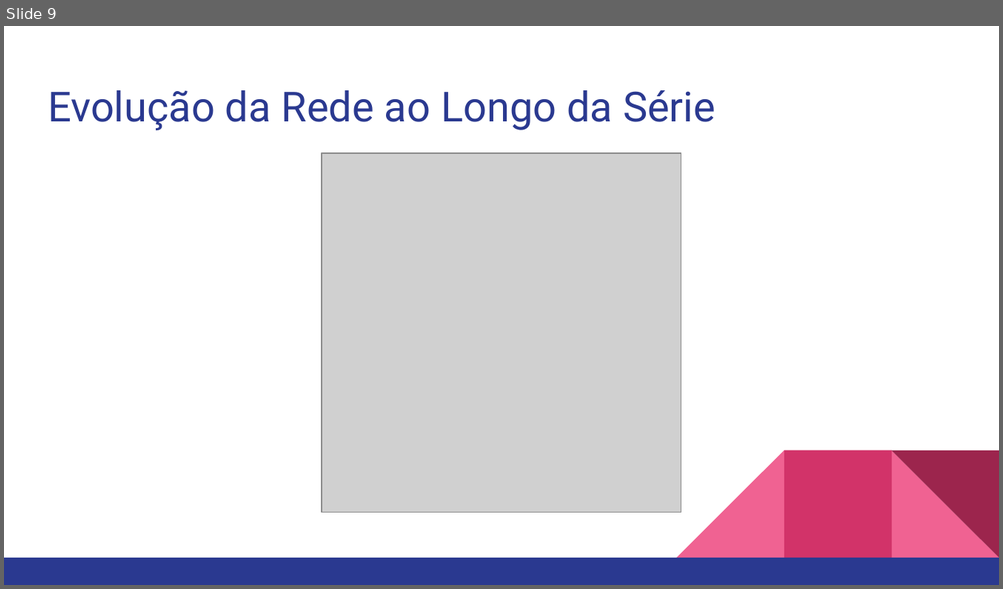
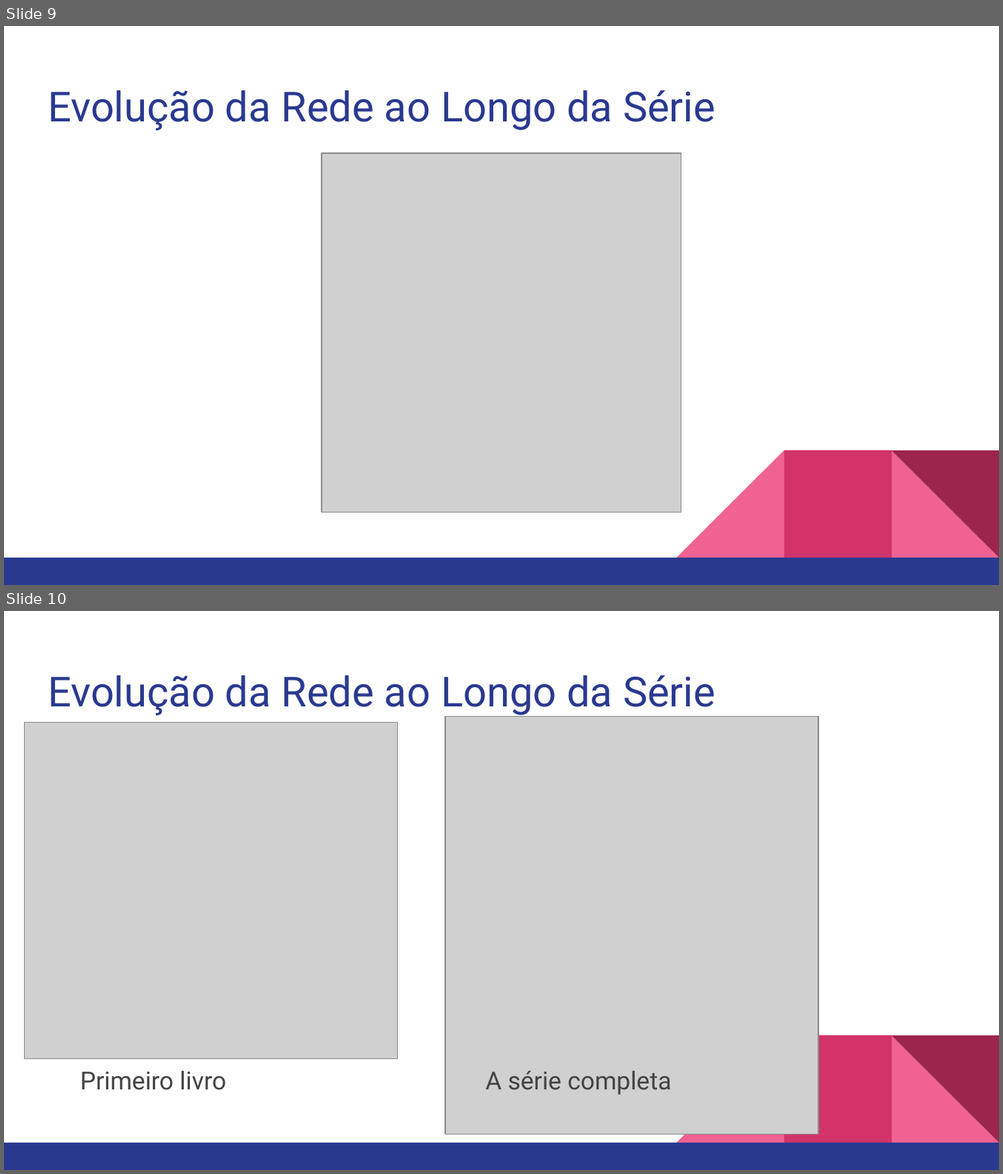
Before and after one commit to ducast/RedesComplexas_ProjetoFinal, a slide deck: AppFinal.pptx. Shown one above the other, each under a label of ours: slide 9 before the commit, slides 9 and 10 after it. The pictures are 1003x589 and 1003x1174 pixels, drawn with LibreOffice and Linux fonts; fonts in the diff are those of the drawing; grey boxes stand for pictures. Boxes give left, top, right and bottom in pixels: in the first picture for what was removed or moved away, otherwise in the second. Text is boxed around its words. In the diff, an @@ line names an element or a change of style, - is before the commit and + after.

```diff
--- a/AppFinal.pptx
+++ b/AppFinal.pptx
@@ slide 10 added at <box>4,611,999,1170</box>, background #FFFFFF; not listed: 5 template elements that a slide beside it also shows @@
@@ title added at <box>48,675,715,717</box>, 30 pt, text #2A3990 @@
+Evolução da Rede ao Longo da Série
@@ picture added at <box>446,716,819,1134</box> @@
@@ picture added at <box>24,723,397,1059</box> @@
@@ text added at <box>80,1071,226,1091</box>, 18 pt, text #434343 @@
+Primeiro livro
@@ text added at <box>485,1071,671,1095</box>, 18 pt, text #434343 @@
+A série completa
```
Also in this commit, not shown: 3 slides changed, 5 other files.
